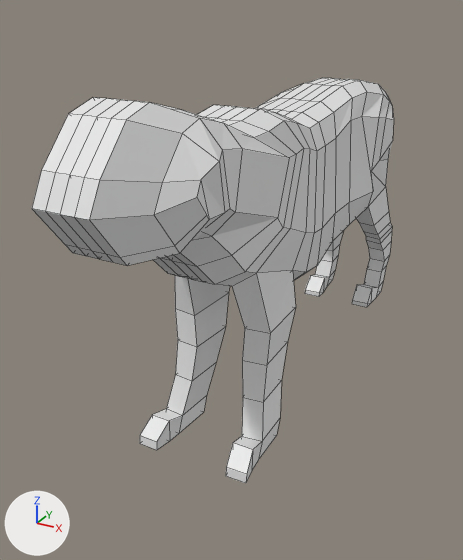
Renders of the Blender file tiger.blend from each side of a commit.
Both versions are drawn from a camera (50 mm lens) standing at (2.86, -6.91, 4.2) and looking at (-0.66, -0.51, 1.0). The axes (+X, +Y, +Z) are drawn at lower left. The lights are the same throughout. Mesh edges are drawn as thin lines.

Before the edit, the objects in view are built like this:
```python
me_plane = bpy.data.meshes.new('Plane')
me_plane.from_pydata(...)  # 242 vertices, 240 faces; spans x 0.0..0.69, y -3.99..2.63, z -0.07..3.56
ob_plane = bpy.data.objects.new('Plane', me_plane)
ob_plane.location = (0.0, 0.0, 0.0)
_m = ob_plane.modifiers.new('Mirror', 'MIRROR')
```
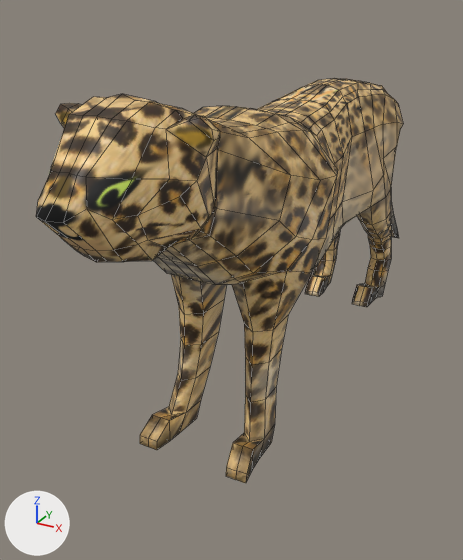
Diff of the bpy script that builds the scene:
```diff
--- a/tiger.blend.py
+++ b/tiger.blend.py
@@ img_tiger @@
+img_tiger = load_image('tiger', 'tiger.png', 1024, 1024, 'sRGB')
@@ mat_tiger @@
+mat_tiger = principled_material('tiger')
+mat_tiger.texture = img_tiger
@@ me_plane @@
 # used by ob_plane; location = (0.0, 0.0, 0.0)
-me_plane.from_pydata(...)  # 242 vertices, 240 faces; spans x 0.0..0.69, y -3.99..2.63, z -0.07..3.56
+me_plane.from_pydata(...)  # 392 vertices, 384 faces; spans x 0.0..0.9, y -4.13..4.6, z -0.07..3.6
+# me_plane part 1: 146 vertices moved from x 0.0..0.69, y -3.99..2.63, z -0.07..3.56 to x 0.0..0.9, y -4.13..2.94, z -0.07..3.6; 11 vertices removed from x 0.24..0.53, y 2.02..2.63, z 0.03..2.46; 161 vertices added at x 0.0..0.84, y -3.65..4.6, z -0.07..3.48
+# me_plane part 2: 130 faces spanning x 0.0..0.9, y -4.13..2.63, z -0.07..3.6 switch from no material to mat_tiger (picture img_tiger)
```

Pixel boxes [x1, y1, x2, y2] of what changed, in the pictures (463 x 560 px; the box of a moved part takes in the faces that stretch with it):
'Plane', reshaped
    before: [32, 78, 394, 483]
    after: [36, 78, 403, 483]
part 1 of me_plane, moved or reshaped
    before: [153, 80, 394, 450]
    after: [55, 79, 403, 483]
part 2 of me_plane, recoloured (white to brown)
    before: [32, 78, 389, 482]
    after: [36, 78, 394, 482]
